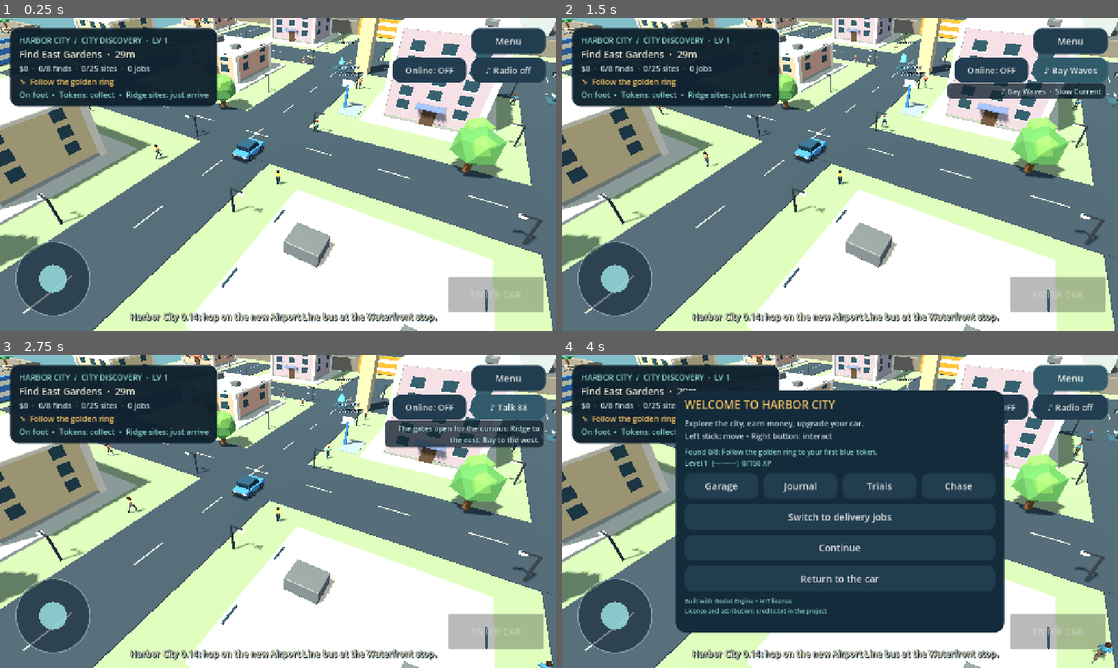
Above: before the commit, frames 1-4 (two rows, left to right).
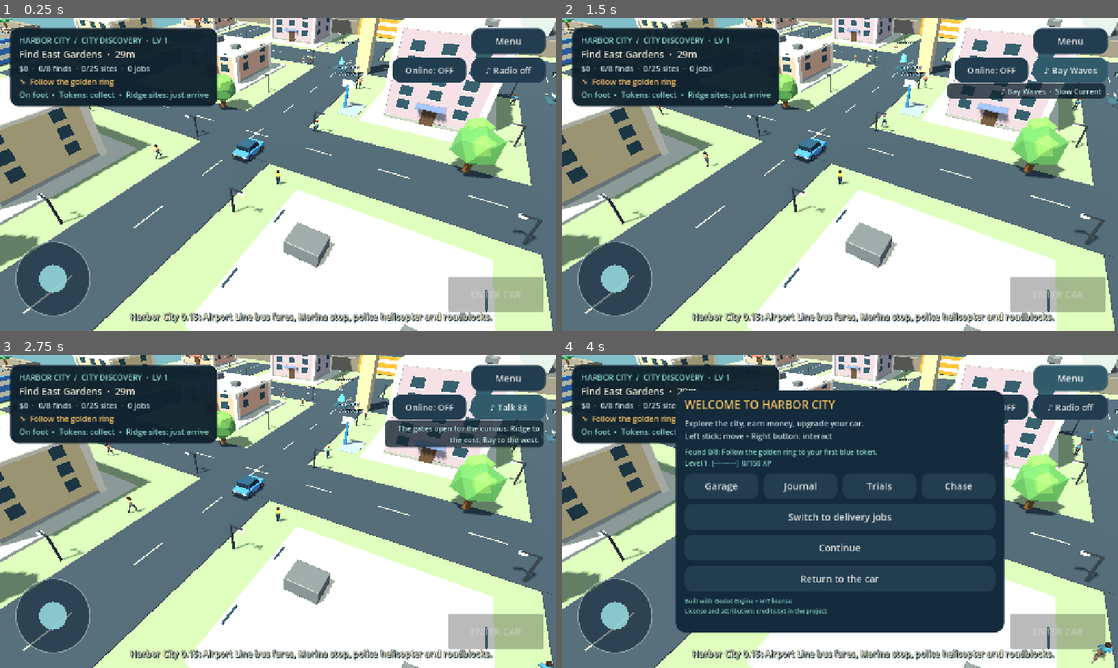
Above: after the commit, the same moments.

Repository: kokolo2020/GTA2027
Game: Godot game, scene res://main.tscn
Same seed, same stepped clock (60 frames per second), same inputs: the game is played once before the commit and once after it.
Inputs:
- Up to frame 1 (0.25 s): no input
- Up to frame 2 (1.5 s): click "♪ Radio off" at 0.5 s; click "♪ Harbor FM" at 1.25 s
- Up to frame 3 (2.75 s): click "♪ Bay Waves" at 2 s
- Up to frame 4 (4 s): click "♪ Talk 88" at 2.75 s; click "Menu" at 3.5 s

The runs differ from the first frame. In frame 1, 1.1% of the frame differs, in the area x 34-89%, y 94-98%; in frame 2, 1.1%; in frame 3, 1.1%; in frame 4, 1.1%.

Commit message:
Harbor City 0.15.0 source: bus fare and Marina stop, police helicopter and roadblocks
Co-Authored-By: Claude Sonnet 5.5 <noreply@anthropic.com>
Claude-Session: https://claude.ai/code/session_01BK9nDGzoJHfc86356rWEAH

Diff:
--- a/game/main.gd
+++ b/game/main.gd
@@ -82,12 +82,17 @@
 ]
 const NORTH_BONUS := 2000
 const BUS_STOPS := [
+	{"name":"Marina Heights","z":150.0},
 	{"name":"Harbor Waterfront","z":44.0},
 	{"name":"Downtown","z":-12.0},
 	{"name":"North Gate","z":-48.0},
 	{"name":"Industrial Quarter","z":-90.0},
 	{"name":"Maple Suburbs","z":-180.0},
 	{"name":"Harbor Airfield","z":-288.0}]
+const BUS_FARE := 15
+const CHASE_BLOCK_TIMES := [12.0,40.0,68.0]
+const CHASE_HELI_START := 30.0
+const CHASE_HELI_END := 52.0
 const BUS_SPEED := 9.0
 const BUS_DWELL := 7.0
 const BUS_LANE := 2.6
@@ -184,6 +189,11 @@
 var bus_fwd := true
 var bus_dwell := 5.0
 var bus_riding := false
+var bus_stop_nodes: Array = []
+var chase_heli: Node3D
+var chase_rotor: Node3D
+var chase_blocks: Array = []
+var chase_block_n := 0
 var carrying := false
 var cash := 0
 var deliveries := 0
@@ -276,7 +286,7 @@
 	_radio_refresh()
 	if radio_station > 0 and "--smoke-test" not in OS.get_cmdline_user_args() and "--shots" not in OS.get_cmdline_user_args():
 		_radio_set(radio_station)
-	_show_toast("Harbor City 0.14: hop on the new Airport Line bus at the Waterfront stop.")
+	_show_toast("Harbor City 0.15: Airport Line bus fares, Marina stop, police helicopter and roadblocks.")
 	booted = true
 	if "--smoke-test" in OS.get_cmdline_user_args():
 		await _smoke_test()
@@ -1420,17 +1430,23 @@
 	mat.emission = tint.darkened(0.4)
 	_sign(String(SHOPS[i]["name"]).to_upper(),pos+Vector3(0,5.2,0),tint.lightened(0.3),40)
 
-# ---------- v0.14 public bus: Waterfront <-> Harbor Airfield, hop on and off at the stops ----------
+# ---------- public bus (Airport Line): Marina Heights - Waterfront - North Highway - Harbor Airfield ----------
+func _bus_first() -> int:
+	return 0 if _marina_open() else 1
+
 func _bus_last() -> int:
-	return BUS_STOPS.size()-1 if _north_open() else 2
+	return BUS_STOPS.size()-1 if _north_open() else 3
 
 func _build_bus() -> void:
 	for i in BUS_STOPS.size():
 		var z: float = BUS_STOPS[i]["z"]
-		_box(self,Vector3(6.6,1.7,z),Vector3(0.3,3.4,0.3),Color("2f7fb8"))
-		_box(self,Vector3(6.6,3.5,z),Vector3(1.6,0.9,0.2),Color("f4f7fa"))
-		_box(self,Vector3(7.6,0.15,z),Vector3(2.6,0.1,4.2),Color("8fa0aa"))
-		_sign("BUS STOP\n"+String(BUS_STOPS[i]["name"]),Vector3(6.6,5.2,z),Color("bfe4ff"),40)
+		var parts: Array = []
+		parts.append(_box(self,Vector3(6.6,1.7,z),Vector3(0.3,3.4,0.3),Color("2f7fb8")))
+		parts.append(_box(self,Vector3(6.6,3.5,z),Vector3(1.6,0.9,0.2),Color("f4f7fa")))
+		parts.append(_box(self,Vector3(7.6,0.15,z),Vector3(2.6,0.1,4.2),Color("8fa0aa")))
+		parts.append(_sign("BUS STOP\n"+String(BUS_STOPS[i]["name"]),Vector3(6.6,5.2,z),Color("bfe4ff"),40))
+		if i == 0:
+			bus_stop_nodes = parts
 	bus = Node3D.new()
 	add_child(bus)
 	_box(bus,Vector3(0,1.55,0),Vector3(2.7,2.5,9.6),Color("2f7fb8"))
@@ -1452,11 +1468,11 @@
 	_bus_reset()
 
 func _bus_reset() -> void:
-	bus_idx = 0
-	bus_next = 1
+	bus_idx = _bus_first()
+	bus_next = bus_idx+1
 	bus_fwd = true
 	bus_dwell = 5.0
-	bus_z = float(BUS_STOPS[0]["z"])
+	bus_z = float(BUS_STOPS[bus_idx]["z"])
 	bus.position = Vector3(BUS_LANE,0,bus_z)
 	bus.rotation.y = 0.0
 
@@ -1468,15 +1484,19 @@
 func _bus_tick(delta: float) -> void:
 	if bus == null:
 		return
+	var first := _bus_first()
 	var last := _bus_last()
+	var marina_on := _marina_open()
+	for node: Node3D in bus_stop_nodes:
+		node.visible = marina_on
 	if bus_dwell > 0.0:
 		bus_dwell -= delta
 		if bus_dwell <= 0.0:
 			if bus_fwd and bus_idx >= last:
 				bus_fwd = false
-			elif not bus_fwd and bus_idx <= 0:
+			elif not bus_fwd and bus_idx <= first:
 				bus_fwd = true
-			bus_next = clampi(bus_idx+(1 if bus_fwd else -1),0,BUS_STOPS.size()-1)
+			bus_next = clampi(bus_idx+(1 if bus_fwd else -1),first,BUS_STOPS.size()-1)
 			if bus_riding:
 				_show_toast("Next stop: %s" % BUS_STOPS[bus_next]["name"])
 	else:
@@ -1488,7 +1508,7 @@
 		if remaining-step < 0.02:
 			bus_z = target_z
 			bus_idx = bus_next
-			bus_dwell = BUS_DWELL+(3.0 if bus_idx == 0 or bus_idx >= last else 0.0)
+			bus_dwell = BUS_DWELL+(3.0 if bus_idx <= first or bus_idx >= last else 0.0)
 			if bus_riding:
 				_show_toast("%s  ·  tap GET OFF to hop off" % BUS_STOPS[bus_idx]["name"])
 	var lane := BUS_LANE if bus_fwd else -BUS_LANE
@@ -1515,10 +1535,15 @@
 	if chase_mode != 0 or online_role != 0:
 		_show_toast("No bus rides during a chase.")
 		return
+	if cash < BUS_FARE:
+		_show_toast("Bus fare is $%d. You have $%d." % [BUS_FARE,cash])
+		return
+	cash -= BUS_FARE
+	_save_progress()
 	bus_riding = true
 	player.hide()
 	player.get_child(0).set_deferred("disabled",true)
-	_show_toast("Riding the Airport Line  ·  next stop: %s" % BUS_STOPS[bus_next if bus_dwell <= 0.0 else clampi(bus_idx+(1 if bus_fwd else -1),0,BUS_STOPS.size()-1)]["name"])
+	_show_toast("Fare paid -$%d  ·  next stop: %s" % [BUS_FARE,BUS_STOPS[bus_next if bus_dwell <= 0.0 else clampi(bus_idx+(1 if bus_fwd else -1),_bus_first(),BUS_STOPS.size()-1)]["name"]])
 
 func _bus_alight(force := false) -> void:
 	if not bus_riding:
@@ -1979,6 +2004,13 @@
 		if is_instance_valid(body):
 			body.queue_free()
 	chase_units.clear()
+	for rb in chase_blocks:
+		if is_instance_valid(rb["node"]):
+			(rb["node"] as Node).queue_free()
+	chase_blocks.clear()
+	if chase_heli != null and is_instance_valid(chase_heli):
+		chase_heli.queue_free()
+	chase_heli = null
 
 func _chase_make_unit(cop: bool) -> Dictionary:
 	var body := CharacterBody3D.new()
@@ -2036,6 +2068,7 @@
 	chase_mode = mode
 	chase_t = 0.0
 	chase_bust = 0.0
+	chase_block_n = 0
 	if mode == 1:
 		for i in CHASE_COPS:
 			var u := _chase_make_unit(true)
@@ -2097,6 +2130,104 @@
 	if body.is_on_floor():
 		body.velocity.y = 0
 
+func _chase_roadblock() -> void:
+	var forward := -car.global_basis.z
+	forward.y = 0
+	forward = forward.normalized()
+	var side := car.global_basis.x
+	side.y = 0
+	side = side.normalized()
+	var pos := Vector3.ZERO
+	var found := false
+	for dist in [60.0,50.0,70.0,45.0,80.0,40.0]:
+		pos = car.position+forward*dist
+		pos.y = 0.0
+		if absf(pos.x) > 540.0 or absf(pos.z) > 540.0:
+			continue
+		var clear := true
+		for off in [0.0,-3.5,3.5]:
+			if _blocked_at(pos+side*off+Vector3(0,1.4,0),0.9):
+				clear = false
+		if clear:
+			found = true
+			break
+	if not found:
+		return
+	var node := Node3D.new()
+	node.position = pos
+	node.rotation.y = car.rotation.y
+	add_child(node)
+	for sx in [-2.1,2.1]:
+		_box(node,Vector3(sx,0.55,0),Vector3(3.6,0.9,1.8),Color("f4f6f8"),true)
+		_box(node,Vector3(sx,1.2,0),Vector3(2.0,0.5,1.5),Color("1f2a33"))
+		_box(node,Vector3(sx-0.5,1.55,0),Vector3(0.6,0.18,0.3),Color("ff2a2a"))
+		_box(node,Vector3(sx+0.5,1.55,0),Vector3(0.6,0.18,0.3),Color("2a4aff"))
+	var label := Label3D.new()
+	label.text = "ROADBLOCK"
+	label.font_size = 44
+	label.modulate = Color("ffb020")
+	label.position = Vector3(0,3.4,0)
+	label.billboard = BaseMaterial3D.BILLBOARD_ENABLED
+	label.outline_size = 10
+	label.pixel_size = 0.012
+	label.no_depth_test = true
+	node.add_child(label)
+	chase_blocks.append({"node":node,"t":14.0})
+	_show_toast("Roadblock ahead!")
+
+func _chase_heli_build() -> void:
+	chase_heli = Node3D.new()
+	chase_heli.position = car.position+Vector3(50,14,50)
+	add_child(chase_heli)
+	_box(chase_heli,Vector3(0,0,0),Vector3(2.4,2.0,5.0),Color("22313f"))
+	_box(chase_heli,Vector3(0,0.2,-2.4),Vector3(1.8,1.2,1.2),Color("8fd0ff"))
+	_box(chase_heli,Vector3(0,0.4,4.4),Vector3(0.4,0.5,4.0),Color("22313f"))
+	_box(chase_heli,Vector3(0,1.3,0),Vector3(0.4,0.6,0.4),Color("22313f"))
+	chase_rotor = Node3D.new()
+	chase_rotor.position = Vector3(0,1.7,0)
+	chase_heli.add_child(chase_rotor)
+	_box(chase_rotor,Vector3.ZERO,Vector3(10,0.1,0.5),Color("cfd6db"))
+	_box(chase_rotor,Vector3.ZERO,Vector3(0.5,0.1,10),Color("cfd6db"))
+	_box(chase_heli,Vector3(0.7,-1.2,0),Vector3(0.5,0.4,0.5),Color("ffe9a8"))
+	var label := Label3D.new()
+	label.text = "POLICE HELI"
+	label.font_size = 44
+	label.modulate = Color("9cc4ff")
+	label.position = Vector3(0,4.0,0)
+	label.billboard = BaseMaterial3D.BILLBOARD_ENABLED
+	label.outline_size = 10
+	label.pixel_size = 0.012
+	label.no_depth_test = true
+	chase_heli.add_child(label)
+	_show_toast("Police helicopter overhead! Outrun it.")
+
+func _chase_extras(delta: float) -> bool:
+	for rb in chase_blocks.duplicate():
+		rb["t"] = float(rb["t"])-delta
+		if float(rb["t"]) <= 0.0:
+			if is_instance_valid(rb["node"]):
+				(rb["node"] as Node).queue_free()
+			chase_blocks.erase(rb)
+	if chase_block_n < CHASE_BLOCK_TIMES.size() and chase_t >= float(CHASE_BLOCK_TIMES[chase_block_n]):
+		chase_block_n += 1
+		_chase_roadblock()
+	var on := false
+	if chase_t >= CHASE_HELI_START and chase_t < CHASE_HELI_END:
+		if chase_heli == null:
+			_chase_heli_build()
+		var to := Vector3(car.position.x-chase_heli.position.x,0,car.position.z-chase_heli.position.z)
+		var flat := to.length()
+		if flat > 0.01:
+			chase_heli.position += to/flat*minf(car_max*0.78*delta,flat)
+		chase_heli.position.y = lerpf(chase_heli.position.y,14.0,minf(delta*2.0,1.0))
+		chase_heli.rotation.y = lerp_angle(chase_heli.rotation.y,atan2(-to.x,-to.z),minf(delta*2.0,1.0))
+		chase_rotor.rotation.y += delta*30.0
+		on = flat < 16.0
+	elif chase_heli != null:
+		chase_heli.queue_free()
+		chase_heli = null
+	return on
+
 func _chase_tick(delta: float) -> void:
 	if chase_mode == 0:
 		return
@@ -2130,8 +2261,11 @@
 		if d < nearest:
 			nearest = d
 			nearest_pos = body.position
+	var heli_on := _chase_extras(delta) if chase_mode == 1 else false
 	if nearest < 5.0:
 		chase_bust += delta
+	elif heli_on:
+		chase_bust += delta*0.35
 	else:
 		chase_bust = maxf(0.0,chase_bust-delta*0.6)
 	if chase_bust >= 2.5:
@@ -2154,7 +2288,7 @@
 	var arrows := ["↑","↗","→","↘","↓","↙","←","↖"]
 	var arrow: String = arrows[posmod(int(round(angle/(PI/4.0))),8)]
 	if chase_mode == 1:
-		chase_label.text = "WANTED  ·  escape in %ds\nNearest cop %dm %s   Busted %s" % [int(ceil(left)),int(nearest),arrow,_bar(chase_bust,2.5)]
+		chase_label.text = "WANTED  ·  escape in %ds\nNearest cop %dm %s   Busted %s%s" % [int(ceil(left)),int(nearest),arrow,_bar(chase_bust,2.5),"   HELI ON YOU!" if heli_on else ""]
 	else:
 		chase_label.text = "POLICE  ·  thief escapes in %ds\nThief %dm %s   Arrest %s" % [int(ceil(left)),int(nearest),arrow,_bar(chase_bust,2.5)]
 
@@ -3297,7 +3431,7 @@
 		action_button.text = "GET OFF" if bus_dwell > 0.0 else "RIDING…"
 		action_button.disabled = bus_dwell <= 0.0
 	elif _bus_near() and _nearest_shop() < 0:
-		action_button.text = "BOARD BUS"
+		action_button.text = "BOARD BUS  $%d" % BUS_FARE
 	elif not exploring and next_job_pending:
 		action_button.text = "NEXT JOB"
 	elif _nearest_shop() >= 0:
@@ -3841,6 +3975,7 @@
 	_smoke_levels()
 	_smoke_marina()
 	_smoke_bus()
+	_smoke_chase_extras()
 	_smoke_models()
 	cash = original_cash
 	deliveries = original_deliveries
@@ -3968,58 +4103,117 @@
 	deliveries = saved[6]
 
 func _smoke_bus() -> void:
-	var saved_north := north_mask
-	var saved_bay := bay_mask
-	var saved_driving := driving
-	var saved_pos := player.position
+	var saved := [found_mask,ridge_mask,bay_mask,north_mask,trial_done,claimed_mask,deliveries,marina_mask,cash,driving,player.position,exploring]
+	found_mask = 0
+	ridge_mask = 0
 	bay_mask = 0
+	north_mask = 0
+	trial_done = 0
+	claimed_mask = 0
+	deliveries = 0
+	marina_mask = 0
+	_check_level()
 	_update_gate()
-	assert(not _north_open() and _bus_last() == 2,"Bus line is limited to the city while the North Gate is closed")
+	assert(not _marina_open() and not _north_open(),"Bus test starts with Marina and North closed")
+	assert(_bus_first() == 1 and _bus_last() == 3,"Bus runs Waterfront to North Gate while the areas are closed")
 	_bus_reset()
 	for i in 600:
 		_bus_tick(0.25)
-		assert(bus_z > -49.0,"Bus must not cross the closed North Gate")
+		assert(bus_z > -49.0 and bus_z < 46.0,"Bus must stay inside the city while Marina and North are closed")
+	assert(not (bus_stop_nodes[0] as Node3D).visible,"Marina bus stop is hidden below level 5")
 	bay_mask = (1 << BAY.size())-1
 	_update_gate()
-	assert(_bus_last() == BUS_STOPS.size()-1,"Bus line reaches the airfield once the highway is open")
+	assert(_bus_last() == BUS_STOPS.size()-1,"Bus reaches the airfield once the highway is open")
+	found_mask = 255
+	ridge_mask = (1 << RIDGE.size())-1
+	north_mask = (1 << NORTH.size())-1
+	trial_done = (1 << BASE_TRIALS)-1
+	claimed_mask = (1 << 12)-1
+	deliveries = 6
+	_check_level()
+	_update_gate()
+	assert(_marina_open() and _bus_first() == 0,"Bus serves Marina Heights at level 5")
+	_bus_tick(0.1)
+	assert((bus_stop_nodes[0] as Node3D).visible,"Marina bus stop shows at level 5")
 	_bus_reset()
+	assert(bus_idx == 0 and absf(bus_z-150.0) < 0.01,"Bus starts at the Marina stop")
+	exploring = true
 	driving = false
 	player.show()
 	player.get_child(0).set_deferred("disabled",false)
+	cash = 100
 	player.position = bus.position+Vector3(5,0.9,2)
 	assert(_bus_near(),"Player is near the waiting bus")
 	_interact()
-	assert(bus_riding,"BOARD BUS did not work")
+	assert(bus_riding and cash == 100-BUS_FARE,"BOARD BUS charges the fare")
 	var reached := false
-	for i in 400:
+	for i in 600:
 		_bus_tick(0.25)
 		if bus_idx == 1 and bus_dwell > 0.0:
 			reached = true
 			break
-	assert(reached,"Bus never reached Downtown")
+	assert(reached,"Bus never reached the Waterfront")
 	assert(player.position.distance_to(bus.position) < 3.0,"Rider moves with the bus")
 	_interact()
 	assert(not bus_riding and player.visible,"GET OFF at a stop did not work")
 	assert(absf(player.position.z-bus.position.z) < 6.0,"Player hops off next to the stop")
-	var airfield := false
-	var turned := false
-	for i in 3000:
+	cash = 5
+	player.position = bus.position+Vector3(5,0.9,2)
+	_interact()
+	assert(not bus_riding and cash == 5,"No ride without the fare")
+	var seen := {}
+	for i in 8000:
 		_bus_tick(0.25)
-		if bus_idx == BUS_STOPS.size()-1:
-			airfield = true
-		if airfield and not bus_fwd and bus_dwell <= 0.0:
-			turned = true
+		seen[bus_idx] = true
+		if seen.size() == BUS_STOPS.size() and not bus_fwd and bus_dwell <= 0.0 and bus_idx == BUS_STOPS.size()-1:
 			break
-	assert(airfield and turned,"Bus loop reaches Harbor Airfield and turns back")
-	north_mask = saved_north
-	bay_mask = saved_bay
+	assert(seen.size() == BUS_STOPS.size(),"Bus visits every stop from Marina to the airfield")
+	found_mask = saved[0]
+	ridge_mask = saved[1]
+	bay_mask = saved[2]
+	north_mask = saved[3]
+	trial_done = saved[4]
+	claimed_mask = saved[5]
+	deliveries = saved[6]
+	marina_mask = saved[7]
+	cash = saved[8]
+	driving = saved[9]
+	player.position = saved[10]
+	exploring = saved[11]
+	_check_level()
 	_update_gate()
 	_bus_reset()
-	driving = saved_driving
-	player.position = saved_pos
 	if driving:
 		player.hide()
 		player.get_child(0).set_deferred("disabled",true)
+
+func _smoke_chase_extras() -> void:
+	var before := cash
+	_rescue()
+	car.position = Vector3(-30,0.8,0)
+	car.rotation = Vector3(0,-PI/2.0,0)
+	_chase_start(1)
+	var saw_block := false
+	var saw_heli := false
+	for i in 200:
+		for u in chase_units:
+			(u["node"] as Node3D).position = car.position+Vector3(0,0.3,80)
+		_chase_tick(0.5)
+		if chase_mode == 0:
+			break
+		if chase_blocks.size() > 0:
+			saw_block = true
+		if chase_heli != null:
+			saw_heli = true
+		if chase_t > 56.0:
+			break
+	assert(saw_block,"Police roadblock appears during a thief chase")
+	assert(saw_heli,"Police helicopter appears during a thief chase")
+	assert(chase_heli == null,"Police helicopter leaves after its patrol")
+	_chase_end("test",0)
+	assert(chase_blocks.is_empty() and chase_heli == null,"Chase cleanup removes helicopter and roadblocks")
+	cash = before
+	_rescue()
 
 func _smoke_marina() -> void:
 	var saved := [found_mask,ridge_mask,bay_mask,north_mask,trial_done,claimed_mask,deliveries,marina_mask,shop_visit_mask,owned_mask,car_id,cash,av_shirt,av_pants,av_hat,av_own.duplicate(),car_paint.duplicate(),driving]
@@ -4764,20 +4958,60 @@
 	await _save_shot("bus-stop")
 	_interact()
 	bus_dwell = 0.0
-	bus_next = 3
-	bus_idx = 2
+	bus_next = 4
+	bus_idx = 3
 	bus_z = -60.0
 	bus_fwd = true
 	bus.position = Vector3(BUS_LANE,0,-60.0)
 	for i in 120:
 		await get_tree().physics_frame
 	await _save_shot("bus-ride")
-	bus_idx = 4
-	bus_next = 5
+	bus_idx = 5
+	bus_next = 6
 	bus_z = -250.0
 	for i in 200:
 		await get_tree().physics_frame
 	await _save_shot("bus-airfield")
+	north_mask = (1 << NORTH.size())-1
+	trial_done = (1 << BASE_TRIALS)-1
+	claimed_mask = (1 << 12)-1
+	deliveries = 25
+	_check_level()
+	_update_gate()
+	_bus_alight(true)
+	_bus_reset()
+	bus_dwell = 40.0
+	player.position = Vector3(5.2,0.9,153.0)
+	player.velocity = Vector3.ZERO
+	camera.position = player.position+Vector3(11,17,19)
+	for i in 50:
+		await get_tree().physics_frame
+	await _save_shot("bus-marina")
+	driving = true
+	player.hide()
+	player.get_child(0).set_deferred("disabled",true)
+	car.position = Vector3(0,0.8,-70)
+	car.rotation = Vector3.ZERO
+	car.velocity = Vector3.ZERO
+	car_speed = 0.0
+	camera.position = car.position+Vector3(11,17,19)
+	_chase_start(1)
+	chase_t = 11.9
+	for i in 20:
+		await get_tree().physics_frame
+	if chase_blocks.size() > 0:
+		(chase_blocks[0]["node"] as Node3D).position = car.position+Vector3(0,0,-16)
+	for i in 30:
+		await get_tree().physics_frame
+	await _save_shot("chase-roadblock")
+	chase_t = 31.0
+	for i in 10:
+		await get_tree().physics_frame
+	if chase_heli != null:
+		chase_heli.position = car.position+Vector3(4,13,-6)
+	for i in 5:
+		await get_tree().physics_frame
+	await _save_shot("chase-heli")
 	get_tree().quit()
 
 func _shot_car(pos: Vector3, yaw: float) -> void:
Not shown, changed: game/export_presets.cfg
Not shown, changed: CLAUDE-HANDOVER.md
Not shown, added: docs/releases/v0.15.0.md
